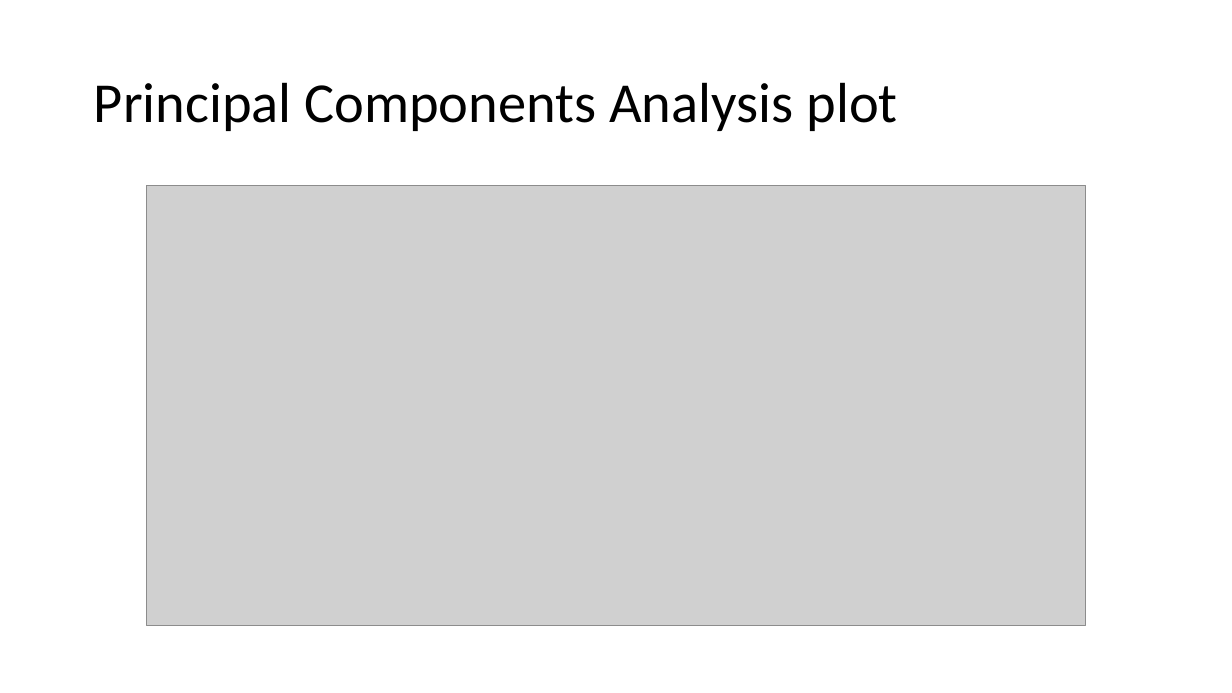
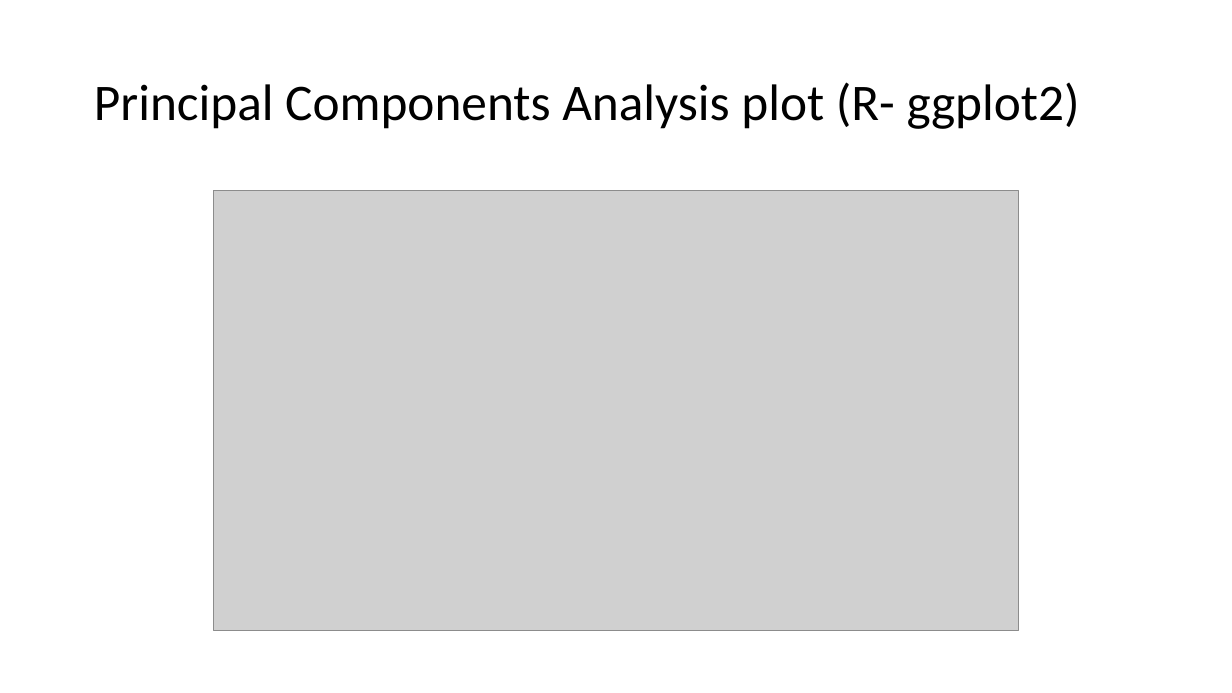
Before and after one commit to EmoryIntegratedComputationalCore/Methods, a slide deck: slide 3 of DataVisualizationMenu.pptx. Drawn at 1232x693 pixels with LibreOffice and Linux fonts; fonts in the diff are those of the drawing; grey boxes stand for pictures. Boxes give left, top, right and bottom in pixels: in the first picture for what was removed or moved away, otherwise in the second. Text is boxed around its words. In the diff, an @@ line names an element or a change of style, - is before the commit and + after.

```diff
--- a/DataVisualizationMenu.pptx
+++ b/DataVisualizationMenu.pptx
@@ title at <box>94,82,1080,129</box>: text changed; size 44 to 40 pt @@
-Principal Components Analysis plot
+Principal Components Analysis plot (R- ggplot2)
@@ picture: place and size @@
-picture at <box>146,185,1085,626</box>
+picture at <box>213,190,1019,631</box>
```
Also in this commit, not shown: 8 other slides changed, 1 slide removed, 1 other file.
